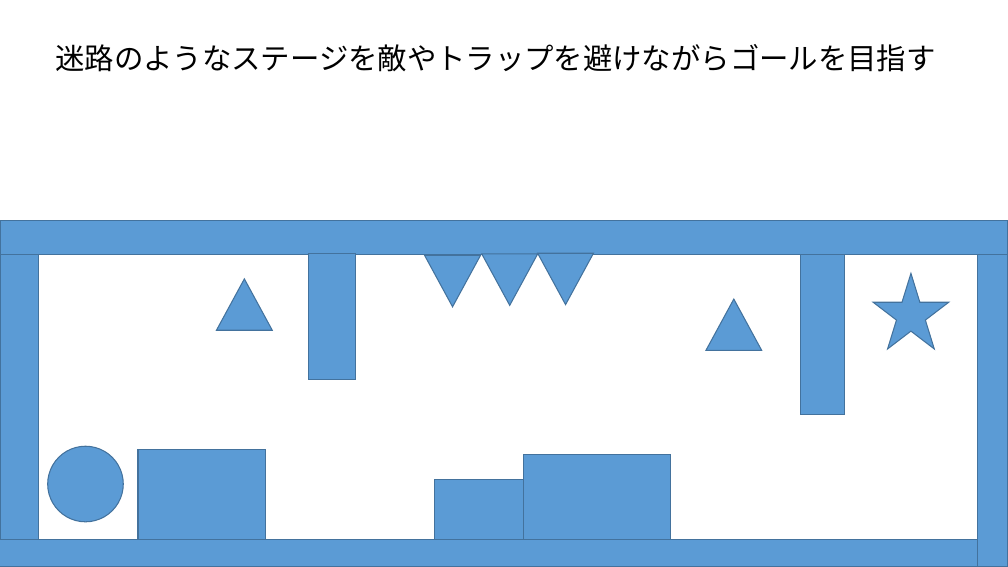
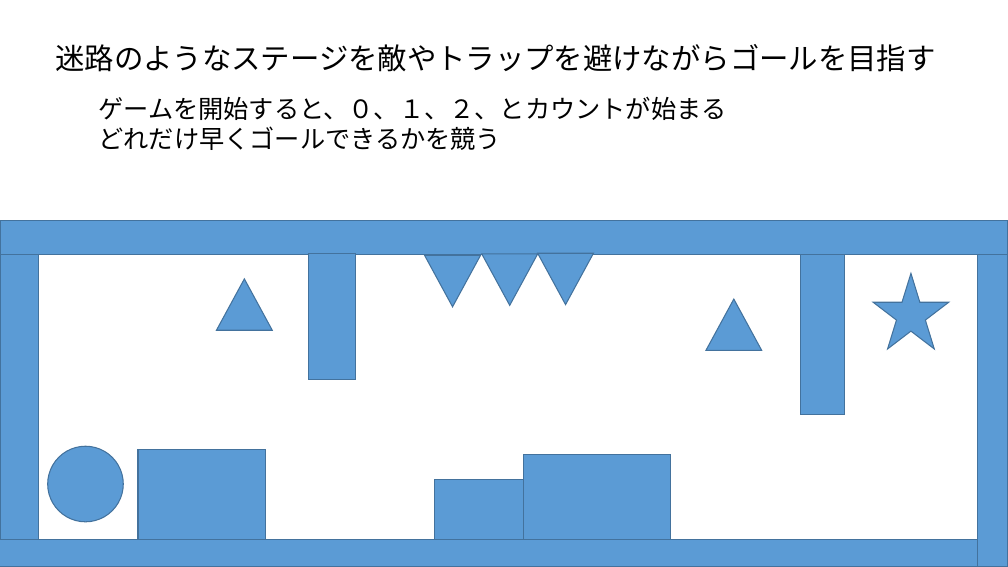
Before and after one commit to rinne-9029/ActionGame, a slide deck: slide 2 of アクションゲーム.pptx. Drawn at 1008x567 pixels with LibreOffice and Linux fonts; fonts in the diff are those of the drawing. Boxes give left, top, right and bottom in pixels: in the first picture for what was removed or moved away, otherwise in the second. Text is boxed around its words. In the diff, an @@ line names an element or a change of style, - is before the commit and + after.

```diff
--- a/アクションゲーム.pptx
+++ b/アクションゲーム.pptx
@@ text added at [98,97,726,150], 24 pt, text #000000 @@
+ゲームを開始すると、０、１、２、とカウントが始まる
+どれだけ早くゴールできるかを競う
```
Also in this commit, not shown: 1 other slide changed, 2 slides added, 20 other files.
